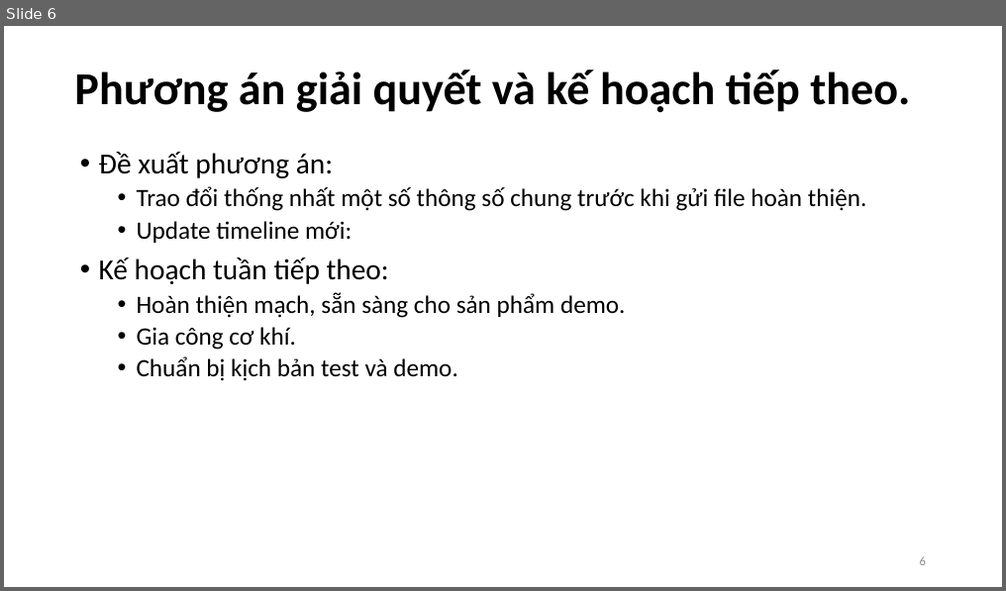
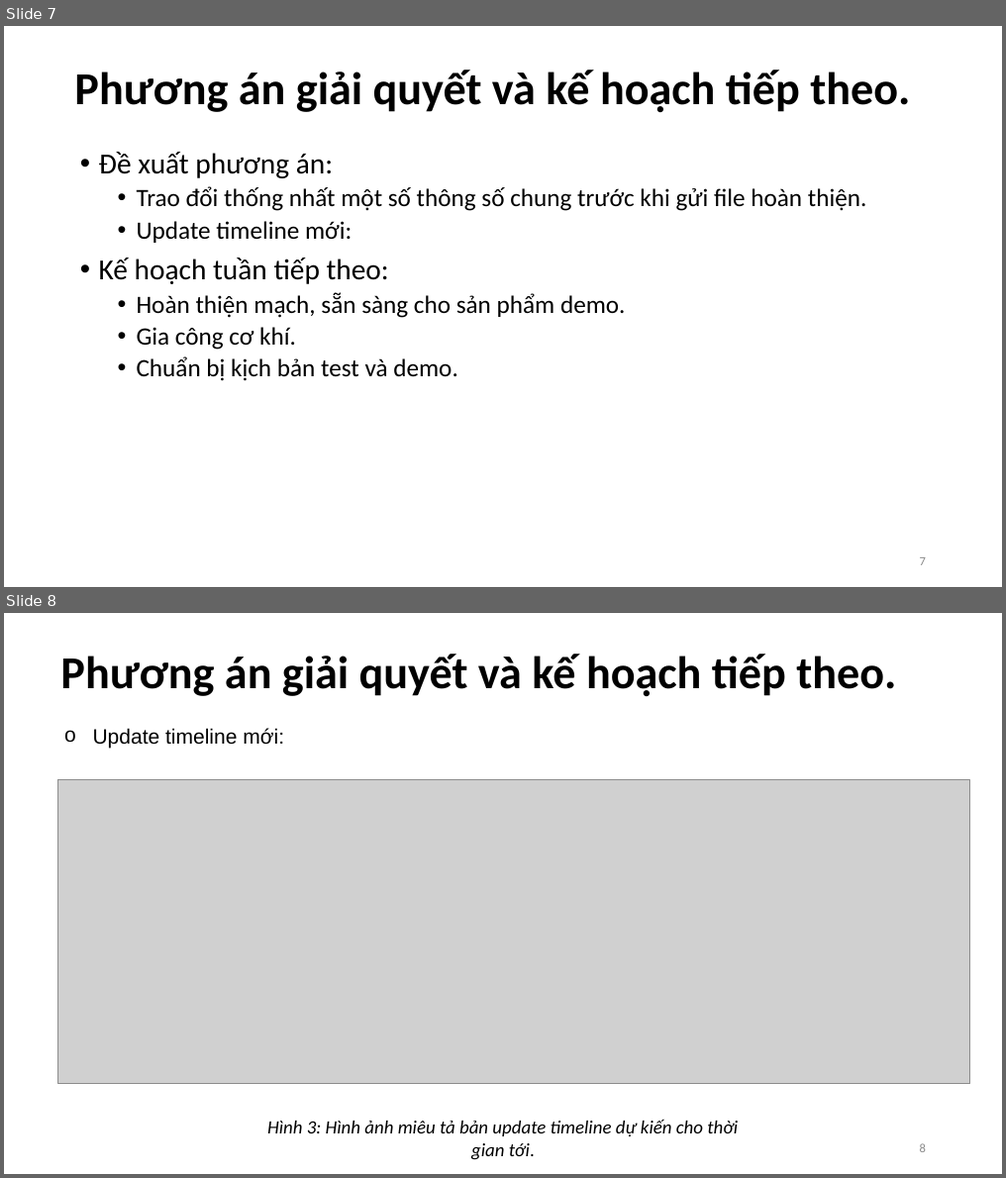
Before and after one commit to Tuang8ee/SmartRecycleBin, a slide deck: Report/SmartRecycleBin_Report_20220405_20220412.pptx. Shown one above the other, each under a label of ours: slide 6 before the commit, slides 7 and 8 after it. The pictures are 1006x591 and 1006x1178 pixels, drawn with LibreOffice and Linux fonts; fonts in the diff are those of the drawing; grey boxes stand for pictures. Boxes give left, top, right and bottom in pixels: in the first picture for what was removed or moved away, otherwise in the second. Text is boxed around its words. In the diff, an @@ line names an element or a change of style, - is before the commit and + after.

```diff
--- a/Report/SmartRecycleBin_Report_20220405_20220412.pptx
+++ b/Report/SmartRecycleBin_Report_20220405_20220412.pptx
@@ slide 8 added at (4,613,1002,1174), background #FFFFFF @@
@@ title added at (60,654,896,696), 44 pt, text #000000, bold @@
+Phương án giải quyết và kế hoạch tiếp theo.
@@ text added at (93,728,284,748), 20 pt, text #000000 @@
+  o Update timeline mới:
@@ picture added at (57,780,969,1084) @@
@@ text added at (267,1119,738,1160), 18 pt, text #000000, italic @@
+Hình 3: Hình ảnh miêu tả bản update timeline dự kiến cho thời gian tới.
@@ page number added at (920,1144,926,1153), 12 pt, text #8C8C8C @@
+8
@@ what was slide 6 is now slide 7 @@
@@ page number at (920,558,926,566): text changed @@
-6
+7
```
Also in this commit, not shown: 1 slide changed, 1 other slide added.
